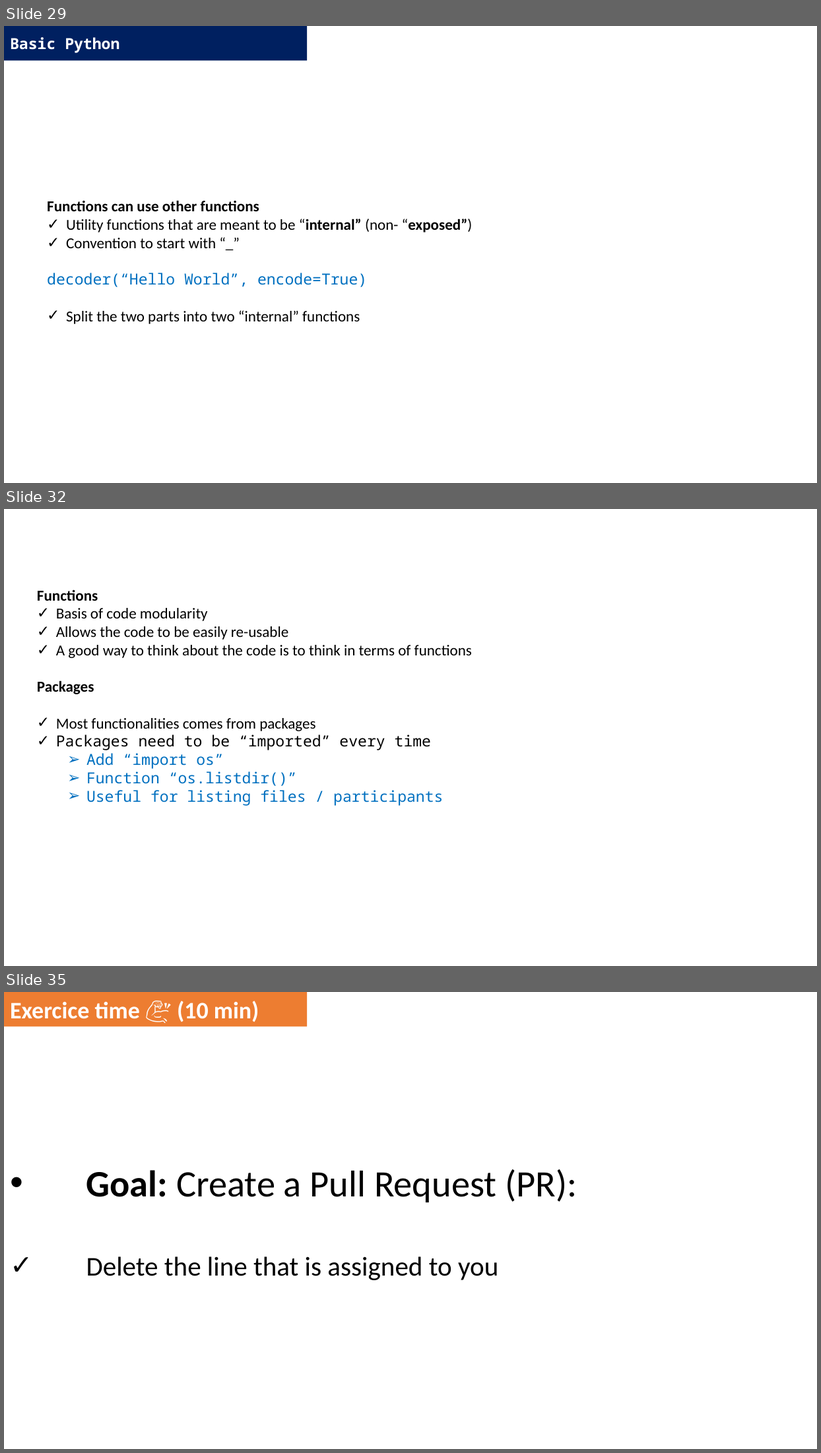
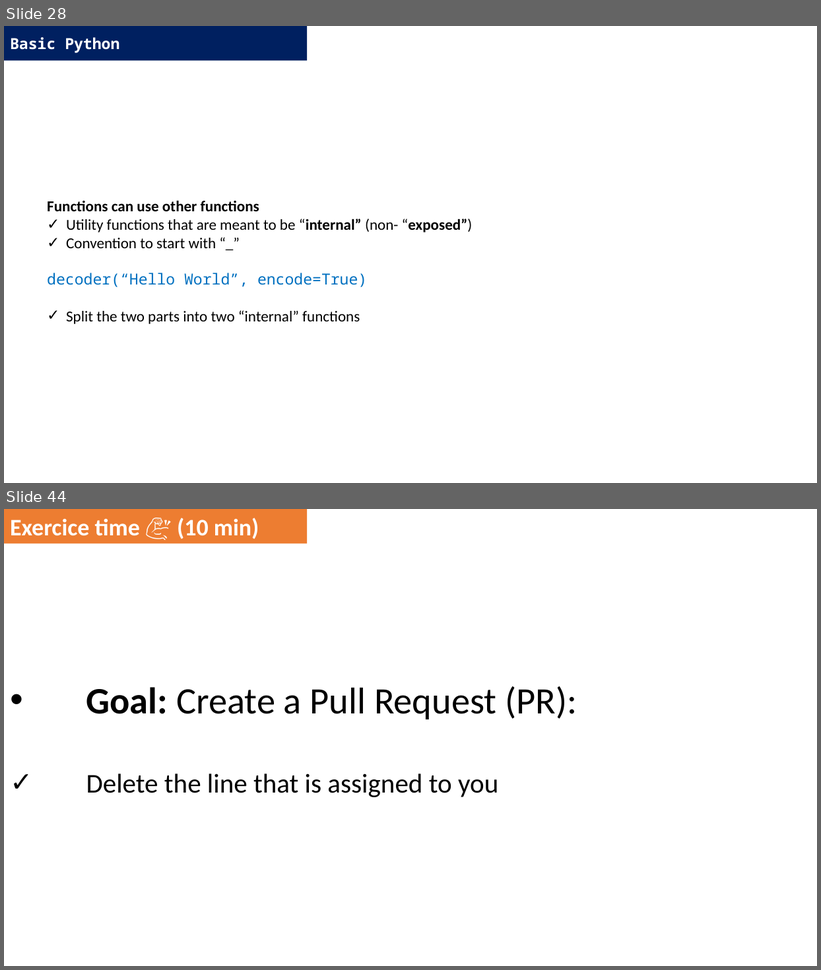
Before and after one commit to DominiqueMakowski/teaching, a slide deck: Python/2022_Zurich/AdvancedPython_2022.pptx. Shown one above the other, each under a label of ours: slides 29, 32 and 35 before the commit, slides 28 and 44 after it; the slides between them are not shown. The pictures are 821x1453 and 821x970 pixels, drawn with LibreOffice and Linux fonts; fonts in the diff are those of the drawing. Boxes give left, top, right and bottom in pixels: in the first picture for what was removed or moved away, otherwise in the second. Text is boxed around its words. In the diff, an @@ line names an element or a change of style, - is before the commit and + after.

```diff
--- a/Python/2022_Zurich/AdvancedPython_2022.pptx
+++ b/Python/2022_Zurich/AdvancedPython_2022.pptx
@@ slide 32 removed at [4,509,817,966], background #FFFFFF @@
@@ text removed at [37,590,472,805] @@
-Functions
-✓ Basis of code modularity
-✓ Allows the code to be easily re-usable
-✓ A good way to think about the code is to think in terms of functions
-Packages
-✓ Most functionalities comes from packages
-✓ Packages need to be “imported” every time
-  ➢ Add “import os”
-  ➢ Function “os.listdir()”
-  ➢ Useful for listing files / participants
@@ what was slide 29 is now slide 28 @@
@@ what was slide 35 is now slide 44 @@
```
Also in this commit, not shown: 5 slides changed, 13 slides added, 4 other slides removed.
